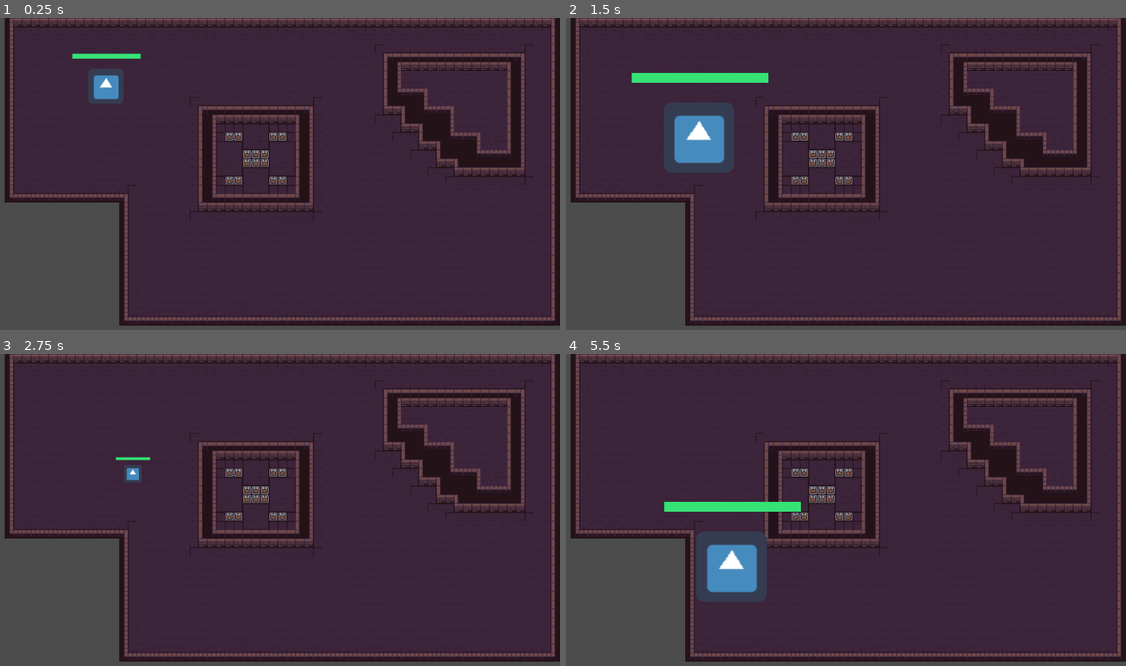
Above: before the commit, frames 1-4 (two rows, left to right).
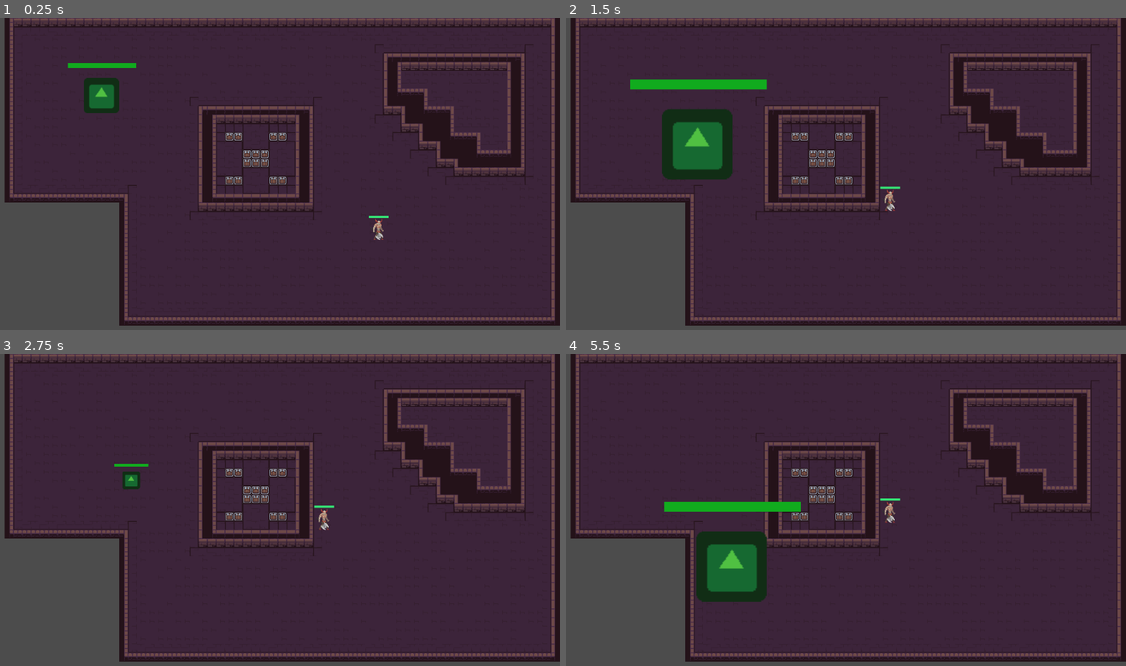
Above: after the commit, the same moments.

Repository: ardilom/CC5408
Game: Godot game, scene res://Scene/Mapa_demo.tscn
The game is run twice, just before and just after one commit, with the same random seed, the same clock (stepped at 60 frames per second) and the same inputs. The engine's default icon, where the game draws it, is replaced by a stand-in: a white triangle on a blue panel in a dark square.
Inputs (mouse positions are in pixels of both pictures, inside the frame that each line leads up to):
- Up to frame 1 (0.25 s): no input
- Up to frame 2 (1.5 s): move the mouse to (969, 167) at 0.52 s; hold A (bigger) 0.53-1.28 s; move the mouse to (728, 198) at 1.27 s; click (728, 198) at 1.35 s
- Up to frame 3 (2.75 s): move the mouse to (336, 447) at 2.02 s; hold S (smaller) from 2.03 s (still down)
- Up to frame 4 (5.5 s): move the mouse to (818, 584) at 2.77 s; release S (smaller) at 2.78 s; tap A (bigger) at 2.85 s; tap Enter at 3.5 s; move the mouse to (1014, 569) at 3.52 s; click (1014, 569) at 3.6 s; tap Space at 4.25 s; move the mouse to (672, 469) at 4.27 s; tap S (smaller) at 4.35 s; move the mouse to (874, 519) at 5.02 s; hold A (bigger) from 5.03 s (still down)

The runs differ from the first frame. In frame 1, 1.3% of the frame differs, in the area x 12-70%, y 11-72%; in frame 2, 4.3%, in the area x 11-60%, y 17-62%; in frame 3, 0.4%; in frame 4, 3.7%.

Commit message:
Animaciones Enemigo Demonio
attack, dies, idle

Diff:
--- a/Scene/Enemy.tscn
+++ b/Scene/Enemy.tscn
@@ -1,7 +1,13 @@
-[gd_scene load_steps=6 format=2]
+[gd_scene load_steps=13 format=2]
 
-[ext_resource path="res://icon.png" type="Texture" id=1]
+[ext_resource path="res://animaciones/dies.tres" type="Animation" id=1]
 [ext_resource path="res://Scritps/Enemy.gd" type="Script" id=2]
+[ext_resource path="res://monos/demon_axe_red/dead_2.png" type="Texture" id=3]
+[ext_resource path="res://monos/demon_axe_red/dead_3.png" type="Texture" id=4]
+[ext_resource path="res://monos/demon_axe_red/dead_1.png" type="Texture" id=5]
+[ext_resource path="res://monos/demon_axe_red/dead_4.png" type="Texture" id=6]
+[ext_resource path="res://monos/demon_axe_red/ready_5.png" type="Texture" id=7]
+[ext_resource path="res://animaciones/idle.tres" type="Animation" id=8]
 
 [sub_resource type="CircleShape2D" id=1]
 radius = 19.823
@@ -12,19 +18,38 @@
 [sub_resource type="StyleBoxFlat" id=3]
 bg_color = Color( 0.976471, 0.403922, 0.403922, 1 )
 
+[sub_resource type="Animation" id=4]
+resource_name = "dies"
+length = 0.4
+tracks/0/type = "value"
+tracks/0/path = NodePath("Sprite:texture")
+tracks/0/interp = 1
+tracks/0/loop_wrap = true
+tracks/0/imported = false
+tracks/0/enabled = true
+tracks/0/keys = {
+"times": PoolRealArray( 0, 0.1, 0.2, 0.3 ),
+"transitions": PoolRealArray( 1, 1, 1, 1 ),
+"update": 1,
+"values": [ ExtResource( 5 ), ExtResource( 3 ), ExtResource( 4 ), ExtResource( 6 ) ]
+}
+
 [node name="Enemy" type="KinematicBody2D" groups=[
 "enemy",
 ]]
+position = Vector2( 0, -0.31498 )
 script = ExtResource( 2 )
 __meta__ = {
 "_edit_group_": true
 }
 
 [node name="Sprite" type="Sprite" parent="."]
-scale = Vector2( 0.584997, 0.605361 )
-texture = ExtResource( 1 )
+position = Vector2( 1, 0 )
+texture = ExtResource( 7 )
+offset = Vector2( 0, -14 )
 
 [node name="CollisionShape2D" type="CollisionShape2D" parent="."]
+visible = false
 shape = SubResource( 1 )
 
 [node name="ProgressBar" type="ProgressBar" parent="."]
@@ -41,3 +66,8 @@
 __meta__ = {
 "_edit_use_anchors_": false
 }
+
+[node name="AnimationPlayer" type="AnimationPlayer" parent="."]
+anims/attack = ExtResource( 1 )
+anims/dies = SubResource( 4 )
+anims/idle = ExtResource( 8 )
--- a/Scene/Mapa_demo.tscn
+++ b/Scene/Mapa_demo.tscn
@@ -1,8 +1,9 @@
-[gd_scene load_steps=15 format=2]
+[gd_scene load_steps=16 format=2]
 
 [ext_resource path="res://2D Pixel Dungeon Asset Pack/character and tileset/Dungeon_Tileset.png" type="Texture" id=1]
 [ext_resource path="res://Scene/Character.tscn" type="PackedScene" id=2]
 [ext_resource path="res://Music&Fxs/Juego.wav" type="AudioStream" id=3]
+[ext_resource path="res://Scene/Enemy.tscn" type="PackedScene" id=4]
 
 [sub_resource type="ConvexPolygonShape2D" id=1]
 points = PoolVector2Array( 0, 0, 16, 0, 16, 16, 0, 16 )
@@ -348,9 +349,13 @@
 tile_data = PoolIntArray( 1, 4, 0, 2, 3, 0, 3, 3, 0, 4, 3, 0, 5, 3, 0, 6, 3, 0, 7, 3, 0, 8, 3, 0, 9, 3, 0, 10, 3, 0, 11 …(34764 unchanged characters)…
 
 [node name="Character" parent="." instance=ExtResource( 2 )]
-position = Vector2( 200.038, 124.492 )
+modulate = Color( 0.316876, 0.753906, 0.259155, 1 )
+position = Vector2( 191.562, 141.443 )
 
 [node name="AudioStreamPlayer" type="AudioStreamPlayer" parent="."]
 stream = ExtResource( 3 )
 volume_db = -3.029
 autoplay = true
+
+[node name="Enemy" parent="." instance=ExtResource( 4 )]
+position = Vector2( 715.998, 396.439 )
--- a/Scritps/Enemy.gd
+++ b/Scritps/Enemy.gd
@@ -12,6 +12,10 @@
 func set_hp(value):
 	hp = clamp(value, 0, 100)
 	$ProgressBar.value = hp
+	if hp >0:
+		$AnimationPlayer.current_animation = "idle"
+	else:
+		$AnimationPlayer.current_animation = "dies"
 
 func _physics_process(delta):
 	var target = player.position
@@ -24,5 +28,9 @@
 func _process(delta):
 	for i in get_slide_count():
 		var collision = get_slide_collision(i)
-		if collision.collider.is_in_group("player"):
-			collision.collider.receive_damag(damage)
+		if hp>0:
+			if collision.collider.is_in_group("player"):
+				collision.collider.receive_damag(damage)
+				$AnimationPlayer.current_animation = "attack"
+		else:
+			$AnimationPlayer.current_animation = "dies"
--- /dev/null
+++ b/animaciones/attack.tres
@@ -0,0 +1,25 @@
+[gd_resource type="Animation" load_steps=7 format=2]
+
+[ext_resource path="res://monos/demon_axe_red/attack2_1.png" type="Texture" id=1]
+[ext_resource path="res://monos/demon_axe_red/attack2_2.png" type="Texture" id=2]
+[ext_resource path="res://monos/demon_axe_red/attack2_4.png" type="Texture" id=3]
+[ext_resource path="res://monos/demon_axe_red/attack2_3.png" type="Texture" id=4]
+[ext_resource path="res://monos/demon_axe_red/attack2_5.png" type="Texture" id=5]
+[ext_resource path="res://monos/demon_axe_red/attack2_6.png" type="Texture" id=6]
+
+[resource]
+resource_name = "attack"
+length = 0.7
+loop = true
+tracks/0/type = "value"
+tracks/0/path = NodePath("Sprite:texture")
+tracks/0/interp = 1
+tracks/0/loop_wrap = true
+tracks/0/imported = false
+tracks/0/enabled = true
+tracks/0/keys = {
+"times": PoolRealArray( 0, 0.1, 0.2, 0.3, 0.4, 0.5, 0.6 ),
+"transitions": PoolRealArray( 1, 1, 1, 1, 1, 1, 1 ),
+"update": 1,
+"values": [ ExtResource( 1 ), ExtResource( 2 ), ExtResource( 4 ), ExtResource( 3 ), ExtResource( 5 ), ExtResource( 6 ), ExtResource( 1 ) ]
+}
--- /dev/null
+++ b/animaciones/dies.tres
@@ -0,0 +1,25 @@
+[gd_resource type="Animation" load_steps=7 format=2]
+
+[ext_resource path="res://monos/demon_axe_red/attack2_1.png" type="Texture" id=1]
+[ext_resource path="res://monos/demon_axe_red/attack2_2.png" type="Texture" id=2]
+[ext_resource path="res://monos/demon_axe_red/attack2_4.png" type="Texture" id=3]
+[ext_resource path="res://monos/demon_axe_red/attack2_3.png" type="Texture" id=4]
+[ext_resource path="res://monos/demon_axe_red/attack2_5.png" type="Texture" id=5]
+[ext_resource path="res://monos/demon_axe_red/attack2_6.png" type="Texture" id=6]
+
+[resource]
+resource_name = "attack"
+length = 0.7
+loop = true
+tracks/0/type = "value"
+tracks/0/path = NodePath("Sprite:texture")
+tracks/0/interp = 1
+tracks/0/loop_wrap = true
+tracks/0/imported = false
+tracks/0/enabled = true
+tracks/0/keys = {
+"times": PoolRealArray( 0, 0.1, 0.2, 0.3, 0.4, 0.5, 0.6 ),
+"transitions": PoolRealArray( 1, 1, 1, 1, 1, 1, 1 ),
+"update": 1,
+"values": [ ExtResource( 1 ), ExtResource( 2 ), ExtResource( 4 ), ExtResource( 3 ), ExtResource( 5 ), ExtResource( 6 ), ExtResource( 1 ) ]
+}
--- /dev/null
+++ b/animaciones/idle.tres
@@ -0,0 +1,25 @@
+[gd_resource type="Animation" load_steps=7 format=2]
+
+[ext_resource path="res://monos/demon_axe_red/ready_3.png" type="Texture" id=1]
+[ext_resource path="res://monos/demon_axe_red/ready_4.png" type="Texture" id=2]
+[ext_resource path="res://monos/demon_axe_red/ready_2.png" type="Texture" id=3]
+[ext_resource path="res://monos/demon_axe_red/ready_5.png" type="Texture" id=4]
+[ext_resource path="res://monos/demon_axe_red/ready_6.png" type="Texture" id=5]
+[ext_resource path="res://monos/demon_axe_red/ready_1.png" type="Texture" id=6]
+
+[resource]
+resource_name = "idle"
+length = 1.17
+loop = true
+tracks/0/type = "value"
+tracks/0/path = NodePath("Sprite:texture")
+tracks/0/interp = 1
+tracks/0/loop_wrap = true
+tracks/0/imported = false
+tracks/0/enabled = true
+tracks/0/keys = {
+"times": PoolRealArray( 0, 0.2, 0.3, 0.4, 0.5, 0.6 ),
+"transitions": PoolRealArray( 1, 1, 1, 1, 1, 1 ),
+"update": 1,
+"values": [ ExtResource( 6 ), ExtResource( 3 ), ExtResource( 1 ), ExtResource( 2 ), ExtResource( 4 ), ExtResource( 5 ) ]
+}
Binary file added: monos/demon_axe_red/attack1_1.png
Not shown, added: monos/demon_axe_red/attack1_1.png.import
Binary file added: monos/demon_axe_red/attack1_2.png
Not shown, added: monos/demon_axe_red/attack1_2.png.import
Binary file added: monos/demon_axe_red/attack1_3.png
Not shown, added: monos/demon_axe_red/attack1_3.png.import
Binary file added: monos/demon_axe_red/attack1_4.png
Not shown, added: monos/demon_axe_red/attack1_4.png.import
Binary file added: monos/demon_axe_red/attack1_5.png
Not shown, added: monos/demon_axe_red/attack1_5.png.import
Binary file added: monos/demon_axe_red/attack1_6.png
Not shown, added: monos/demon_axe_red/attack1_6.png.import
(and 187 more such lines)
